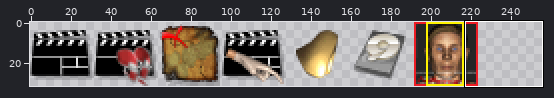
Two states of a sprite sheet, Editor/Resources/EditorIcons.png. The first picture is a wide view before the edit; the outline marks the close-up.
Close-up. The starting point:
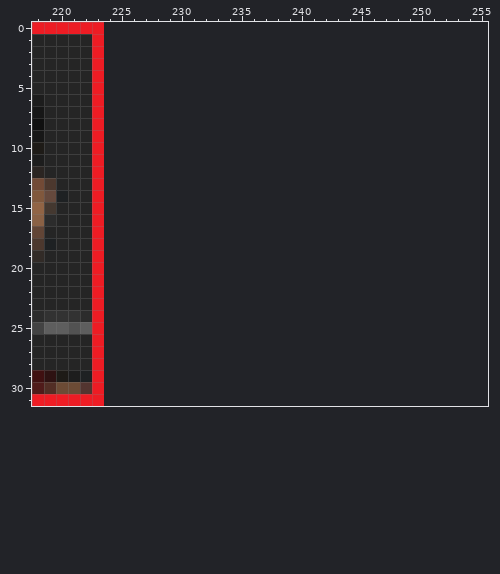
The file is 224x32 pixels. Pixels under 10% opacity are left out. Colours within 5 levels of each other are drawn and written as one. Shown: x 218..255, y 0..31. The old version is drawn lined up with the new one, on the new canvas.
And afterwards:
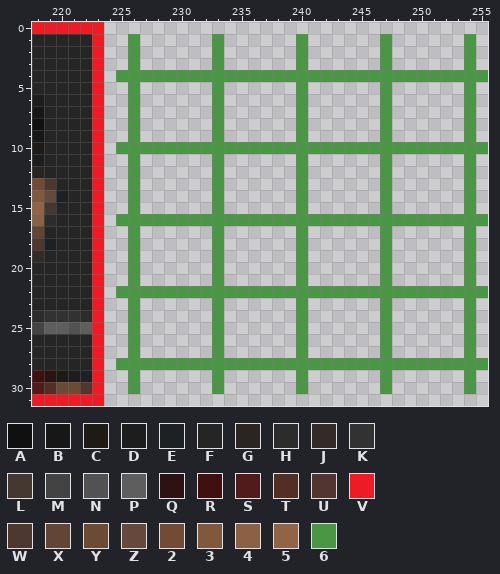
Palette (. is transparent): A #0f0f0ffe  B #171717  C #1e1b17  D #1d1d1d  E #1e2123  F #252525  G #2b2522  H #2c2c2c  J #322b27  K #323232  L #443830  M #434343  N #525252  P #5e5e5e  Q #2e1212  R #401011  S #501b1a  T #522e25  U #533530  V #ed1c24  W #4c382e  X #624536  Y #6c4b35  Z #65493d  2 #724a36  3 #80583d  4 #8a6145  5 #916445  6 #499644
Difference:
canvas 224x32 -> 256x32
y 1..3: x 226 . -> 6; x 233 . -> 6; x 240 . -> 6; x 247 . -> 6; x 254 . -> 6
y 4: x 225..255 ............................... -> 6666666666666666666666666666666
y 5..9: x 226 . -> 6; x 233 . -> 6; x 240 . -> 6; x 247 . -> 6; x 254 . -> 6
y 10: x 225..255 ............................... -> 6666666666666666666666666666666
y 11..15: x 226 . -> 6; x 233 . -> 6; x 240 . -> 6; x 247 . -> 6; x 254 . -> 6
y 16: x 225..255 ............................... -> 6666666666666666666666666666666
y 17..21: x 226 . -> 6; x 233 . -> 6; x 240 . -> 6; x 247 . -> 6; x 254 . -> 6
y 22: x 225..255 ............................... -> 6666666666666666666666666666666
y 23..27: x 226 . -> 6; x 233 . -> 6; x 240 . -> 6; x 247 . -> 6; x 254 . -> 6
y 28: x 225..255 ............................... -> 6666666666666666666666666666666
y 29..30: x 226 . -> 6; x 233 . -> 6; x 240 . -> 6; x 247 . -> 6; x 254 . -> 6
Changed places in both close-ups, as pixel boxes (x1, y1, x2, y2):
added: (116, 34, 488, 394)
